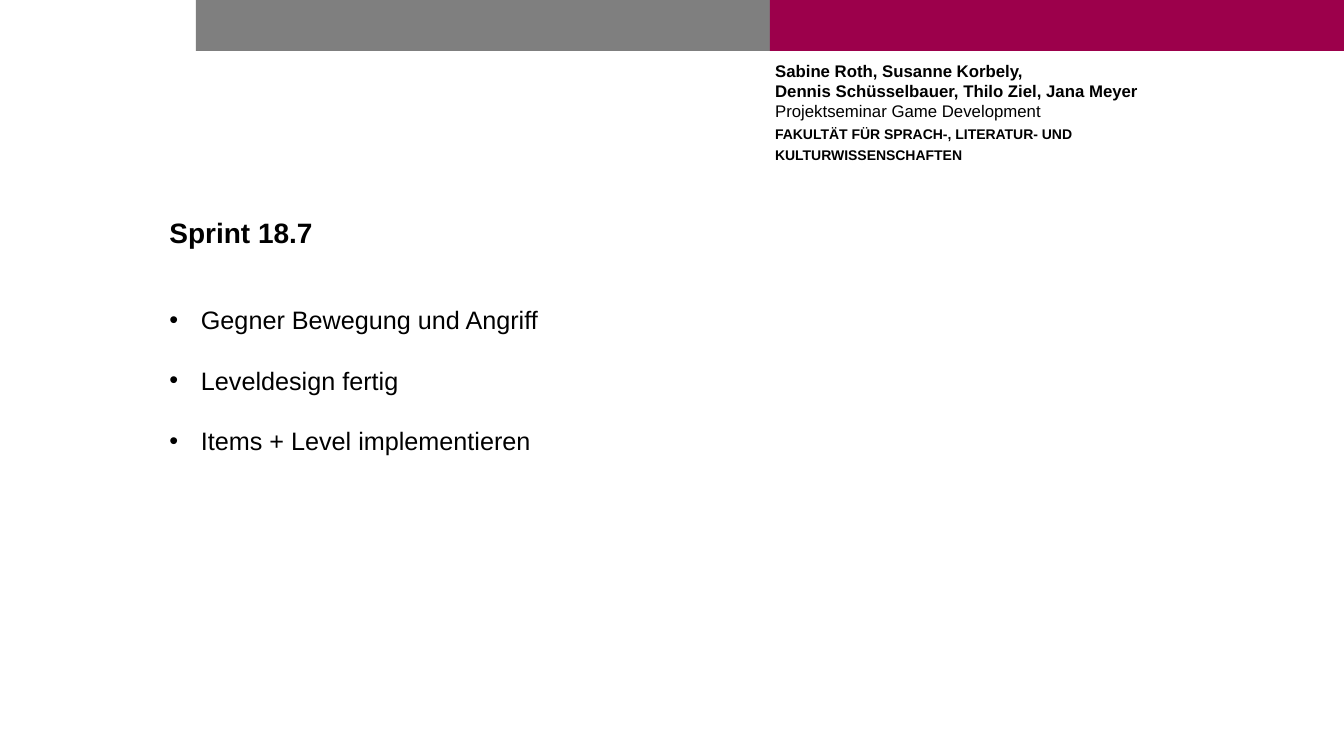
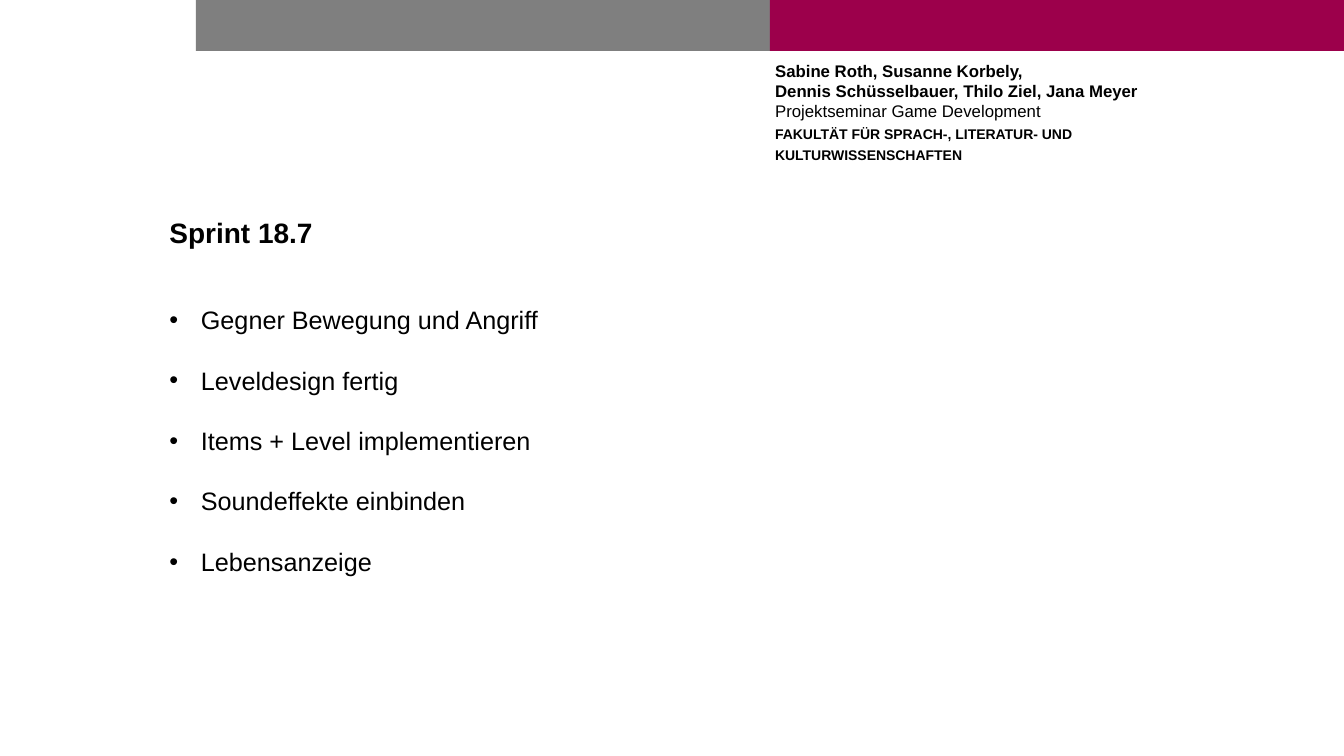
Before and after one commit to scde/weak-heavy, a slide deck: slide 7 of Documentation/Präsentation_PSMG 4.7.pptx. Drawn at 1344x756 pixels with LibreOffice and Linux fonts; fonts in the diff are those of the drawing; background and template pictures are left out. Boxes give left, top, right and bottom in pixels: in the first picture for what was removed or moved away, otherwise in the second. Text is boxed around its words. In the diff, an @@ line names an element or a change of style, - is before the commit and + after.

```diff
--- a/Documentation/Präsentation_PSMG 4.7.pptx
+++ b/Documentation/Präsentation_PSMG 4.7.pptx
@@ text at box(201, 491, 465, 577): paragraphs added @@
+• Soundeffekte einbinden
+• Lebensanzeige
```
Also in this commit, not shown: 1 other slide changed.
